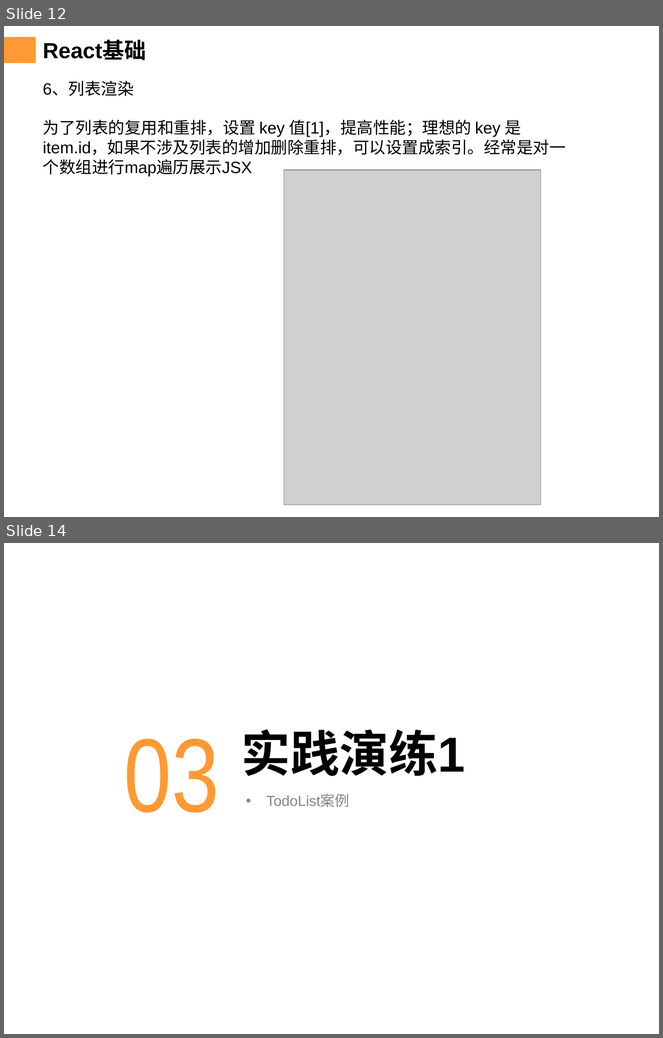
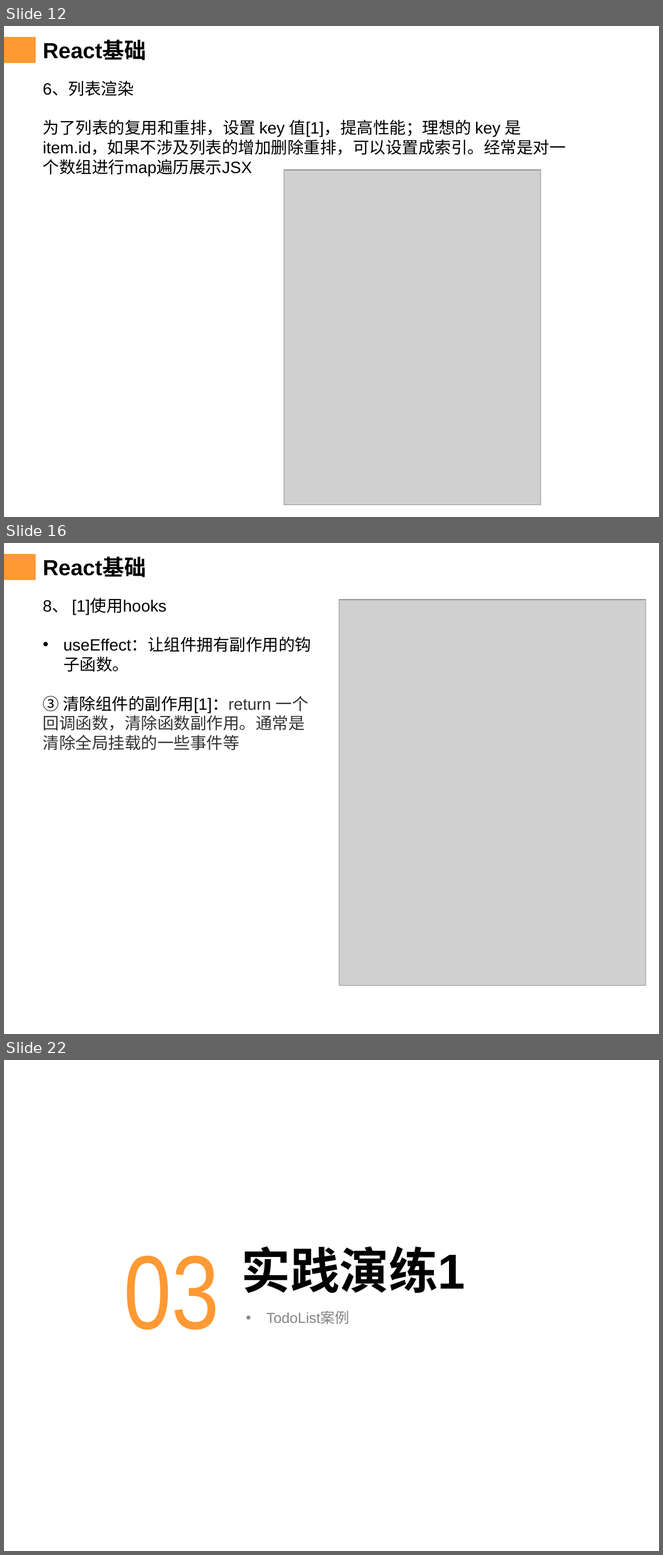
Before and after one commit to chenqiuli/JY_Peixun_1, a slide deck: PPT内容.pptx. Shown one above the other, each under a label of ours: slides 12 and 14 before the commit, slides 12, 16 and 22 after it; the slides between them are not shown. The pictures are 663x1038 and 663x1555 pixels, drawn with LibreOffice and Linux fonts; fonts in the diff are those of the drawing; grey boxes stand for pictures; background and template pictures are left out. Boxes give left, top, right and bottom in pixels: in the first picture for what was removed or moved away, otherwise in the second. Text is boxed around its words. In the diff, an @@ line names an element or a change of style, - is before the commit and + after.

```diff
--- a/PPT内容.pptx
+++ b/PPT内容.pptx
@@ slide 16 added at [4,543,659,1034], background #FFFFFF; not listed: 2 template elements that a slide beside it also shows @@
@@ title added at [43,558,146,577], 24 pt, text #000000, bold @@
+React基础
@@ text added at [43,599,311,750], 18 pt, text #000000 @@
+8、 [1]使用hooks
+• useEffect：让组件拥有副作用的钩子函数。
+③ 清除组件的副作用[1]：return 一个回调函数，清除函数副作用。通常是清除全局挂载的一些事件等
@@ picture added at [339,599,646,985] @@
@@ what was slide 14 is now slide 22 @@
```
Also in this commit, not shown: 3 slides changed, 15 other slides added, 1 slide removed, 20 other files.
